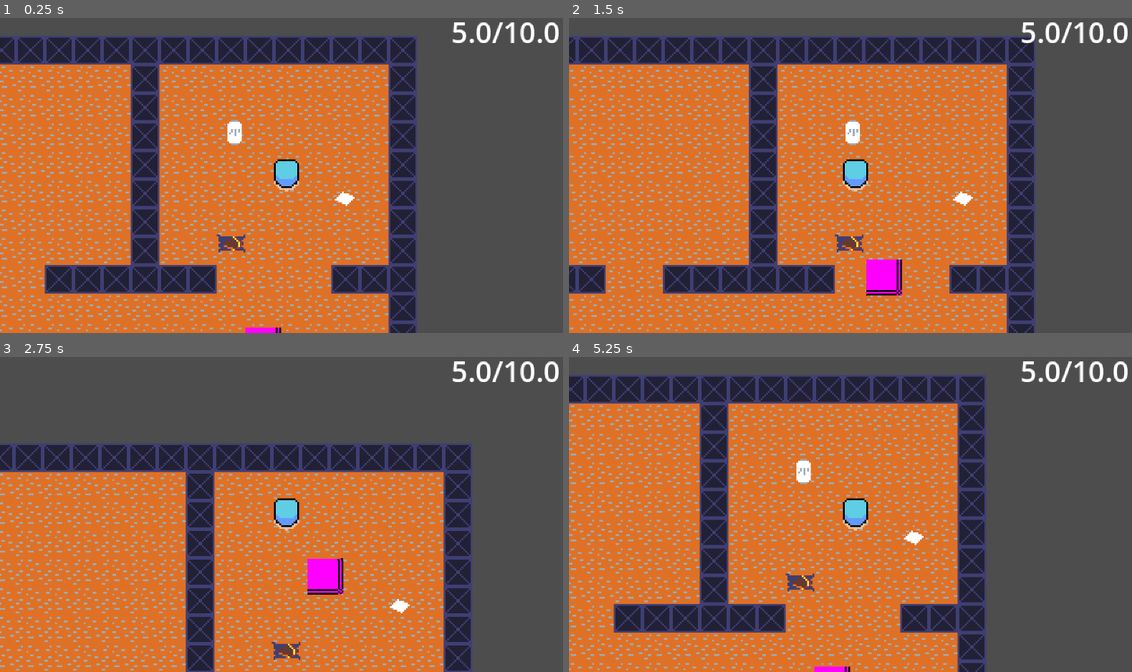
Above: before the commit, frames 1-4 (two rows, left to right).
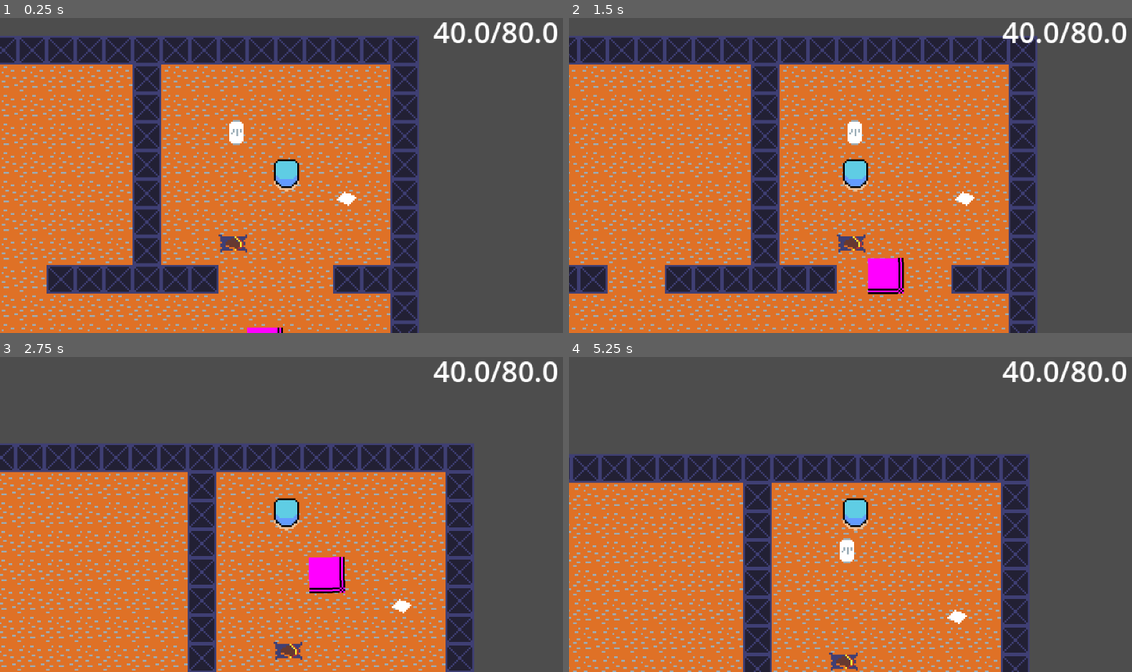
Above: after the commit, the same moments.

Repository: Robothan36/VLG-rpg
Game: Godot game, scene res://scene/main.tscn
The game is run twice, just before and just after one commit, with the same random seed, the same clock (stepped at 60 frames per second) and the same inputs.
Inputs:
- Up to frame 1 (0.25 s): no input
- Up to frame 2 (1.5 s): tap Enter at 0.5 s; hold A (A) 0.53-1.28 s; tap D (D) at 0.8, 1.35 s
- Up to frame 3 (2.75 s): tap W (w) at 1.55 s; hold W (w) from 2.03 s (still down); tap A (A) at 2.3 s
- Up to frame 4 (5.25 s): release W (w) at 2.78 s; tap A (A) at 2.85, 4.55 s; tap D (D) at 3.05 s; hold D (D) 3.53-4.28 s; tap W (w) at 3.8 s; tap Space at 4.25 s; tap S (S) at 4.35 s; click "run" at 5 s

The runs differ from the first frame. In frame 1, 15% of the frame differs, in the area x 0-100%, y 1-100%; in frame 2, 15%; in frame 3, 12%; in frame 4, 51%.

Commit message:
savestate implemented

Diff:
--- a/code/attack_script and ressources/resources/Berechne_die_Elektronegativität.tres
+++ b/code/attack_script and ressources/resources/Berechne_die_Elektronegativität.tres
@@ -5,6 +5,6 @@
 [resource]
 script = ExtResource("1_ckb6h")
 name_of_attack = "Berechne die Elektronegativität"
-damage = 1
+damage = 4
 prop = 4
 metadata/_custom_type_script = "uid://bujlrqrhe6kf"
--- a/code/attack_script and ressources/resources/berechne_pi.tres
+++ b/code/attack_script and ressources/resources/berechne_pi.tres
@@ -5,7 +5,7 @@
 [resource]
 script = ExtResource("1_eutnm")
 name_of_attack = "berechne pi"
-damage = 2
+damage = 10
 prop = 2
 self_heal = 10
 metadata/_custom_type_script = "uid://bujlrqrhe6kf"
--- a/code/enemy ressources and sripts/enemy_data_.gd
+++ b/code/enemy ressources and sripts/enemy_data_.gd
@@ -21,7 +21,7 @@
 @export var texture: Texture2D
 @export var subject: subject_pool
 @export var health: int
-@export var strenght : int
+@export var strenght : float
 @export var function: String
 
 # template for item ressource
--- a/code/enemy ressources and sripts/enemy_ressources/math_teacher.tres
+++ b/code/enemy ressources and sripts/enemy_ressources/math_teacher.tres
@@ -7,6 +7,6 @@
 id = "0"
 name = "Math teacher"
 description = "ein energetischer Matherlehrer"
-health = 100
-strenght = 20
+health = 30
+strenght = 1.2
 metadata/_custom_type_script = "uid://cpfdbc74b5c3n"
--- a/code/game_scripts/attack.gd
+++ b/code/game_scripts/attack.gd
@@ -44,7 +44,8 @@
 
 
 func use_attack(attack):
-	Global.health -= attack.damage
+	var incoming_damage = attack.damage * get_parent().enemy_ressource.strenght
+	Global.health -= incoming_damage
 	get_parent().enemy_ressource.health += attack.self_heal
 
 	# Hier wird die Attack ausgeführt
@@ -53,7 +54,7 @@
 func chose_random_attack_with_prop():
 	var sum = 0
 	for i in attack_pool:
-		print(i.name_of_attack, " - ", i.prop)
+		#print(i.name_of_attack, " - ", i.prop)
 		sum += i.prop
 
 	#es wird die summe der ganzen Wahrscheinlichkeiten gebildet
--- a/code/game_scripts/enemy.gd
+++ b/code/game_scripts/enemy.gd
@@ -27,6 +27,7 @@
 
 			Global.enemy_ressource_paket = enemyData
 
+			Global.save_game()
 			get_tree().change_scene_to_file("res://scene/fighting.tscn")
 
 
--- a/code/game_scripts/fighting.gd
+++ b/code/game_scripts/fighting.gd
@@ -51,6 +51,13 @@
 	# the player and enemy stats are updated every frame
 	# -> not needed, more efficent would be an update afer every action but it is easier this way
 
+	if Global.health <= 0:
+		print("player lost")
+		get_tree().change_scene_to_file("res://scene/main.tscn")
+	if enemy_ressource.health <= 0:
+		print("enemy lost")
+	#	end_fight()
+
 func _on_items_pressed() -> void:
 	menu.visible = false
 	items_menu.visible = true
@@ -87,8 +94,7 @@
 	enemy_turn()
 
 func _on_run_pressed() -> void:
-	get_tree().change_scene_to_file("res://scene/main.tscn")
-
+	end_fight()
 
 func _on_basic_attack_pressed() -> void:
 	enemy_ressource.health -= Global.allgemeinwissen
@@ -141,3 +147,7 @@
 	Global.health += heal
 	enemy_ressource.health -= damage
 	enemy_turn()
+
+func end_fight():
+	Global.load_game()
+	get_tree().change_scene_to_file("res://scene/main.tscn")
--- a/code/game_scripts/main.gd
+++ b/code/game_scripts/main.gd
@@ -1,6 +1,10 @@
 extends Node
 
 @onready var health: Label = $CanvasLayer/health
+@onready var player: CharacterBody2D = $player
+
+func _ready() -> void:
+	player.position = Global.player_position
 
 
 func _physics_process(delta: float) -> void:
--- a/code/game_scripts/player.gd
+++ b/code/game_scripts/player.gd
@@ -23,3 +23,4 @@
 
 func _physics_process(delta: float) -> void:
 	move_and_slide()
+	Global.player_position = self.position
--- a/code/global_scripts/global.gd
+++ b/code/global_scripts/global.gd
@@ -1,5 +1,6 @@
 extends Node
 
+var save_path = "user://savestate.save"
 var attack_equip : Array
 var health : float
 var max_health : float
@@ -12,12 +13,15 @@
 
 var enemy_ressource_paket : Resource
 
+var player_position = Vector2(70,-340)
 
 func _ready() -> void:
 	reset_game()
+	load_game()
 
 
 func reset_game():
+
 
 	var attack_1 = load("res://code/player_attack_resource/ressource/benutzt_fachsprache.tres")
 	var attack_2 = load("res://code/player_attack_resource/ressource/pq_formel.tres")
@@ -28,13 +32,45 @@
 
 
 	allgemeinwissen = 1
-	health = 5
-	max_health = 10.0
+	health = 40
+	max_health = 80
 	xp = 0
-	stamina = 2
+	stamina = 10
 	max_stamina = 10
 	inventory = []
 
 
 # reset_game is beeing called to resest every global variable
 # reset_game() has to contain every global variable which is supposed to be  reseted
+
+
+func save_game():
+	var file = FileAccess.open(save_path,FileAccess.WRITE)
+	file.store_var(health)
+	# 1 health
+	file.store_var(xp)
+	# 2 xp
+	file.store_var(stamina)
+	# 3 stamina
+	file.store_var(inventory)
+	# 4 inventory
+	file.store_var(attack_equip)
+	# 5 attack equip
+	file.store_var(player_position)
+	# 6 player position
+	print("Game was saved")
+
+func load_game():
+	if FileAccess.file_exists(save_path):
+		var file = FileAccess.open(save_path,FileAccess.READ)
+		print("save was succesful")
+		health = file.get_var()
+		xp = file.get_var()
+		stamina = file.get_var()
+		inventory = file.get_var()
+		attack_equip = file.get_var()
+		player_position = file.get_var()
+		print("save was succesful")
+
+	else:
+		print("save file was not found")
--- a/scene/fighting.tscn
+++ b/scene/fighting.tscn
@@ -12,16 +12,20 @@
 script = ExtResource("1_ordpl")
 
 [node name="visuals" type="Node2D" parent="."]
+z_index = 5
 
 [node name="player" type="Sprite2D" parent="visuals"]
+z_index = 5
 position = Vector2(65, 56)
 texture = SubResource("PlaceholderTexture2D_scybi")
 
 [node name="enemy" type="Sprite2D" parent="visuals"]
+z_index = 5
 position = Vector2(249, 37)
 texture = SubResource("PlaceholderTexture2D_ordpl")
 
 [node name="enemy_health_label" type="Label" parent="visuals/enemy"]
+z_index = 5
 offset_left = -39.0
 offset_top = 23.0
 offset_right = 1.0
@@ -30,6 +34,7 @@
 text = "erer"
 
 [node name="Control" type="Control" parent="."]
+z_index = 5
 layout_mode = 3
 anchors_preset = 7
 anchor_left = 0.5
@@ -43,6 +48,7 @@
 grow_vertical = 0
 
 [node name="HBoxContainer" type="HBoxContainer" parent="Control"]
+z_index = 5
 layout_mode = 1
 anchors_preset = 7
 anchor_left = 0.5
--- a/scene/item.tscn
+++ b/scene/item.tscn
@@ -9,7 +9,7 @@
 @export var item_data: ItemData
 # Called when the node enters the scene tree for the first time.
 func _ready() -> void:
-	print(self.name, \" is here\")
+	#print(self.name, \" is here\")
 	$Sprite2D.texture = item_data.icon
 
 func _on_area_2d_body_entered(body: Node2D) -> void:
--- a/scene/main.tscn
+++ b/scene/main.tscn
@@ -15,7 +15,7 @@
 
 [node name="player" parent="." instance=ExtResource("1_wp4xf")]
 z_index = 2
-position = Vector2(71, -340)
+position = Vector2(70, -340)
 script = ExtResource("2_brvut")
 
 [node name="Camera2D" type="Camera2D" parent="player"]
